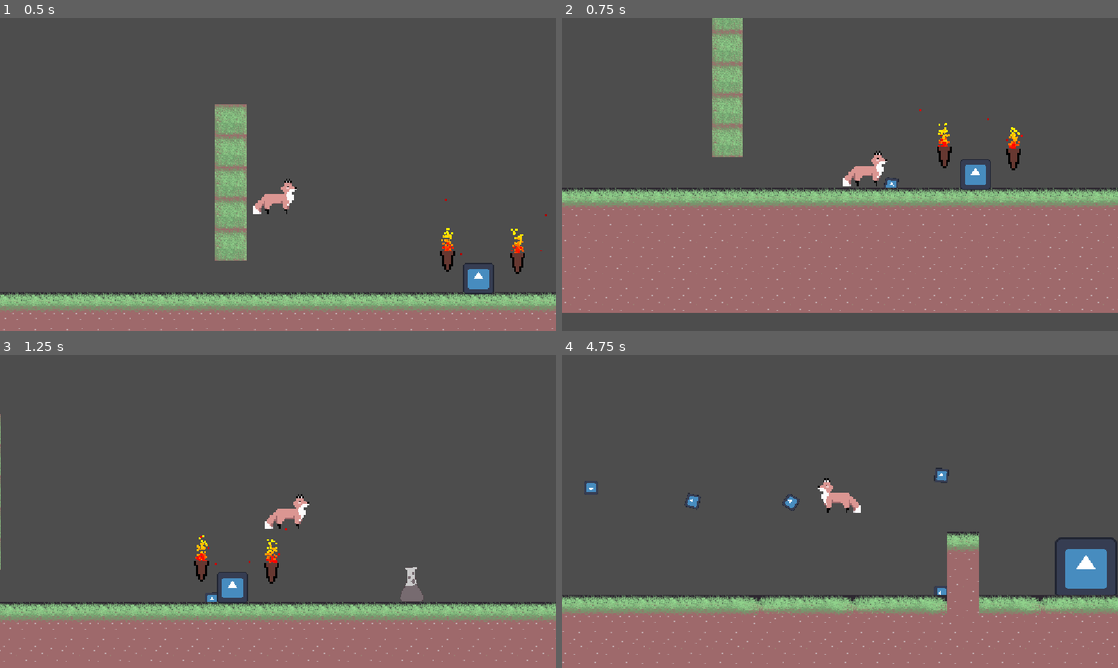
Above: before the commit, frames 1-4 (two rows, left to right).
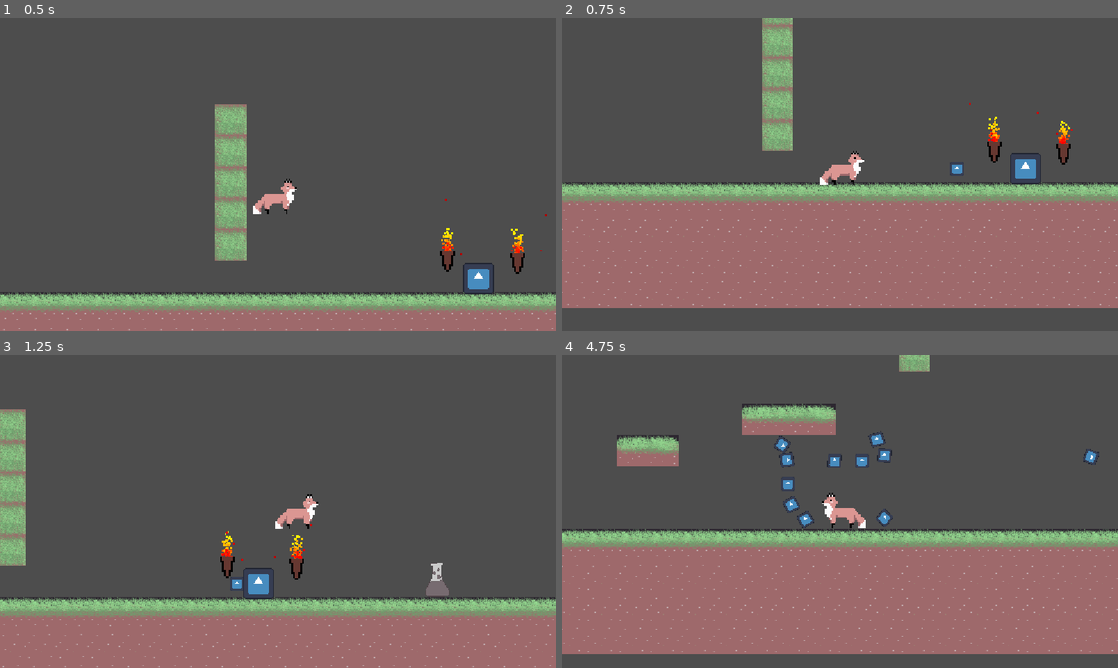
Above: after the commit, the same moments.

Repository: skueee/jame-gam-26
Game: Godot game, scene res://main.tscn
Same seed, same stepped clock (60 frames per second), same inputs: the game is played once before the commit and once after it. The engine's default icon, where the game draws it, is replaced by a stand-in: a white triangle on a blue panel in a dark square.
Inputs (mouse positions are in pixels of both pictures, inside the frame that each line leads up to):
- Up to frame 1 (0.5 s): no input
- Up to frame 2 (0.75 s): tap Enter at 0.5 s; move the mouse to (962, 158) at 0.52 s; hold Right (right) from 0.53 s (still down); tap Q (throw) at 0.6 s; click (962, 158) at 0.67 s
- Up to frame 3 (1.25 s): keep holding Right (right); tap Up (up) at 0.77 s
- Up to frame 4 (4.75 s): move the mouse to (728, 527) at 1.27 s; tap Shift (bridge) at 1.35 s; tap Up (up) at 1.52, 3.02, 3.77, 4.52 s; tap Q (throw) at 1.55, 2.3, 3.05, 3.6, 4.55 s; move the mouse to (895, 442) at 2.02 s; release Right (right) at 2.03 s; hold Left (left) 2.03-2.78 s; tap Space (continue) at 2.1 s; move the mouse to (812, 574) at 2.77 s; hold Right (right) 2.78-4.28 s; tap Down (shield) at 2.85 s; click (812, 574) at 2.92 s; move the mouse to (1006, 558) at 3.52 s; move the mouse to (673, 464) at 4.27 s; hold Left (left) from 4.28 s (still down); tap Alt at 4.35 s

Frame 1 is identical in both runs. In frame 2, 15% of the frame differs, in the area x 0-100%, y 0-95%; in frame 3, 10%; in frame 4, 34%, in the area x 0-100%, y 0-100%.

Commit message:
fixed throwing (kinda)

Diff:
--- a/player.gd
+++ b/player.gd
@@ -87,7 +87,7 @@
 		bridge_throw_timer.start()
 		var throwable: PackedScene = load("res://throwable.tscn")
 		var potion: RigidBody2D = throwable.instantiate()
-		potion.global_position = global_position
+		potion.global_position = Vector2(global_position.x - (0 if last_direction == 1 else 5), global_position.y -3)
 		get_parent().add_child(potion)
 		var throw_direction = Vector2(last_direction, 0)
 		var throw_force = 500.0
Binary file added: assets/player/playerframes.png
Not shown, added: assets/player/playerframes.png.import
